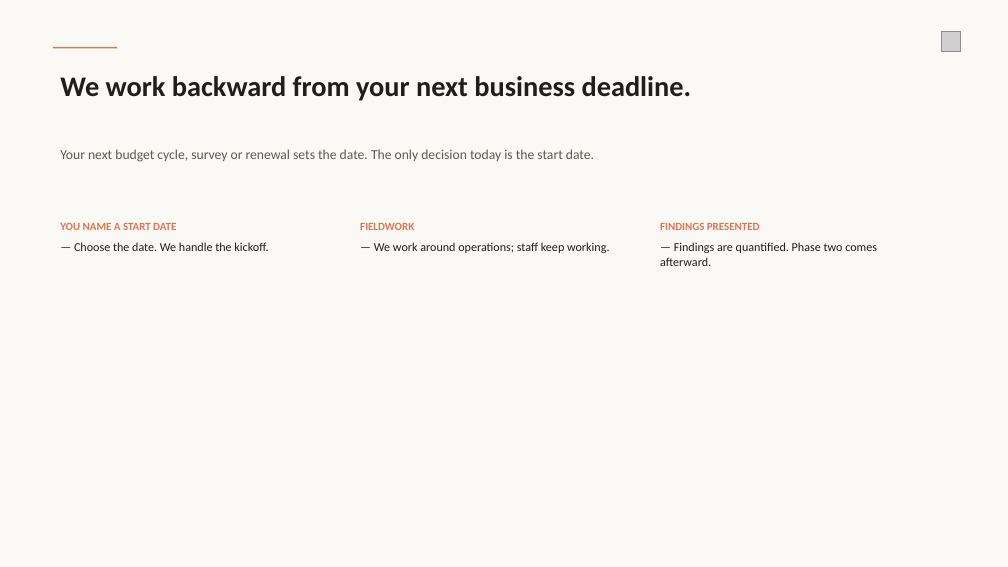
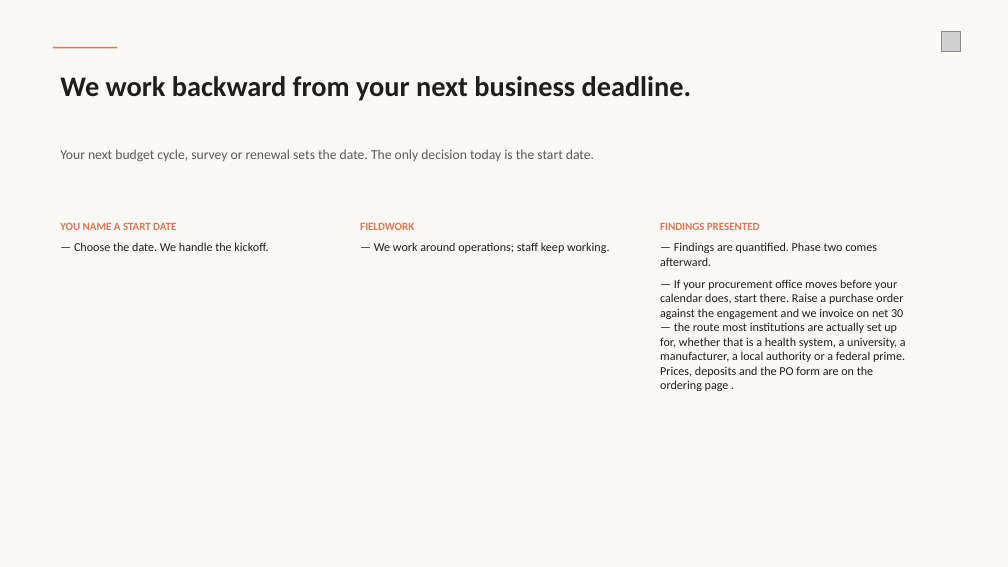
Before and after one commit to wirewalktech/AI-Extension, a slide deck: slide 25 of operating-review.pptx (slide 11 before the commit). Drawn at 1008x567 pixels with LibreOffice and Linux fonts; fonts in the diff are those of the drawing; grey boxes stand for pictures. Boxes give left, top, right and bottom in pixels: in the first picture for what was removed or moved away, otherwise in the second. Text is boxed around its words. In the diff, an @@ line names an element or a change of style, - is before the commit and + after.

```diff
--- a/operating-review.pptx
+++ b/operating-review.pptx
@@ text at bbox=[660, 279, 906, 391]: paragraph added @@
+— If your procurement office moves before your calendar does, start there. Raise a purchase order against the engagement and we invoice on net 30 — the route most institutions are actually set up for, whether that is a health system, a university, a manufacturer, a local authority or a federal prime. Prices, deposits and the PO form are on the ordering page .
```
Also in this commit, not shown: 8 other slides changed, 14 slides added, 2 other files.
